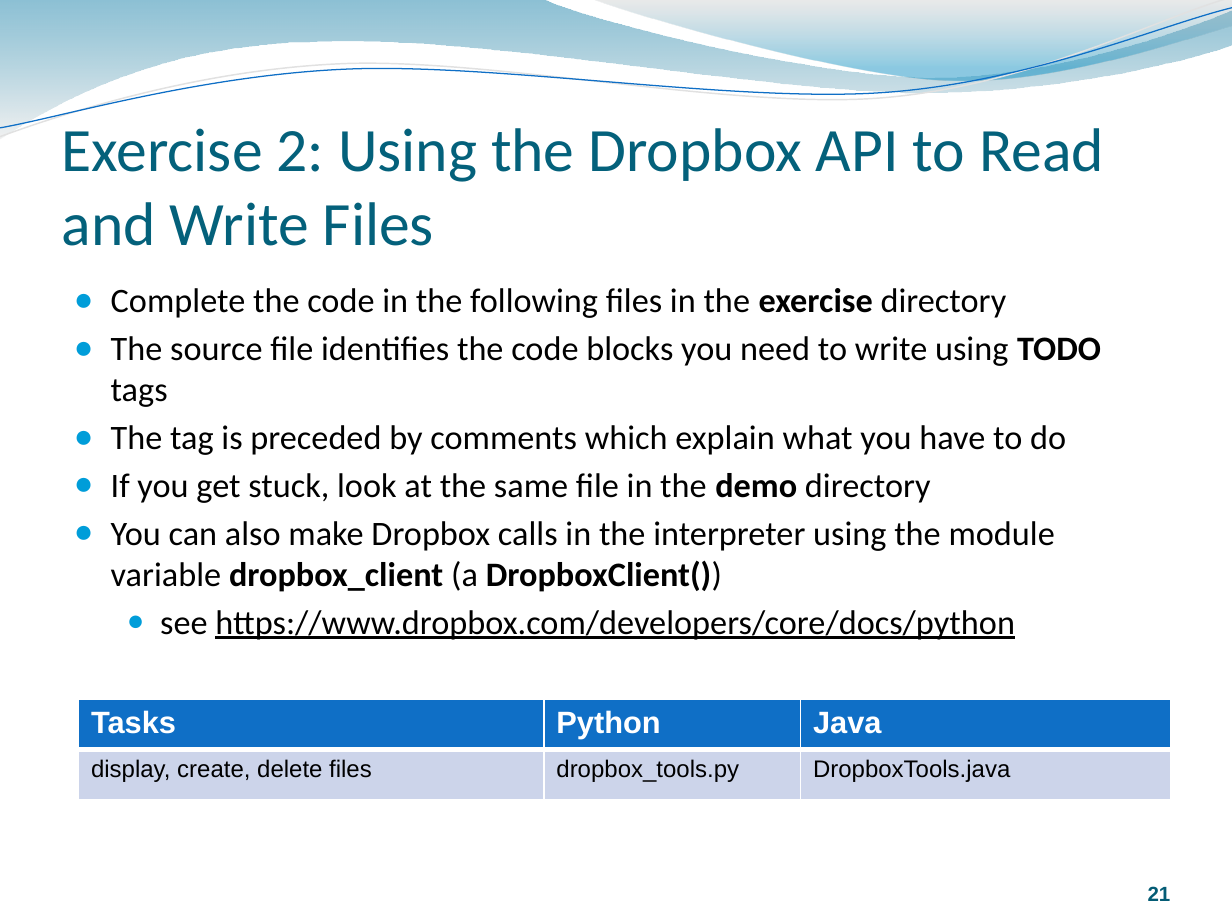
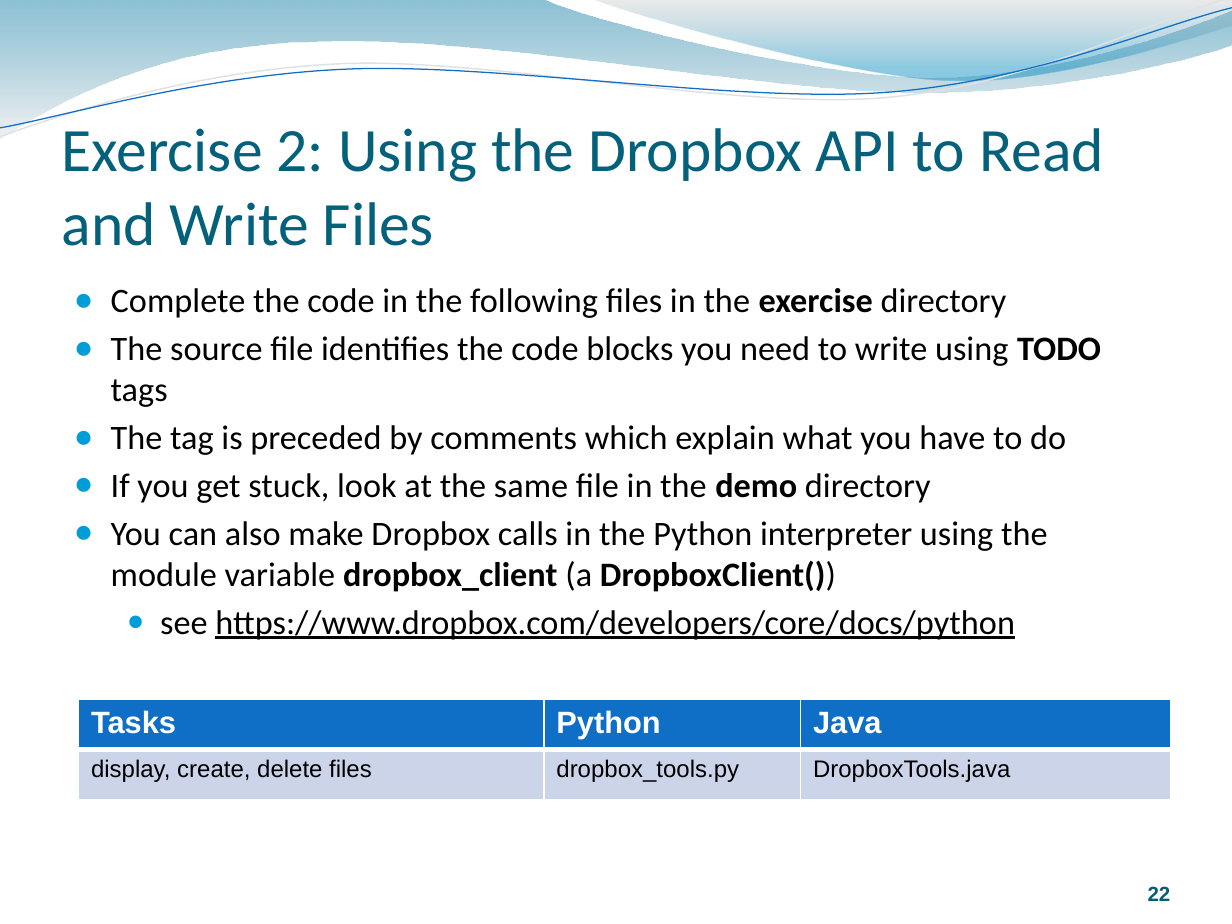
Before and after one commit to rozanski/bcs_spa14, a slide deck: slide 22 of session-materials/Oauth-Session.pptx (slide 21 before the commit). Drawn at 1232x924 pixels with LibreOffice and Linux fonts; fonts in the diff are those of the drawing. Boxes give left, top, right and bottom in pixels: in the first picture for what was removed or moved away, otherwise in the second. Text is boxed around its words. In the diff, an @@ line names an element or a change of style, - is before the commit and + after.

```diff
--- a/session-materials/Oauth-Session.pptx
+++ b/session-materials/Oauth-Session.pptx
@@ text at (x1=111, y1=521, x2=1047, y2=592): text changed @@
-● You can also make Dropbox calls in the interpreter using the module variable dropbox_client (a DropboxClient())
+● You can also make Dropbox calls in the Python interpreter using the module variable dropbox_client (a DropboxClient())
@@ page number at (x1=1148, y1=886, x2=1171, y2=901): text changed @@
-21
+22
```
Also in this commit, not shown: 5 other slides changed, 1 slide added.
